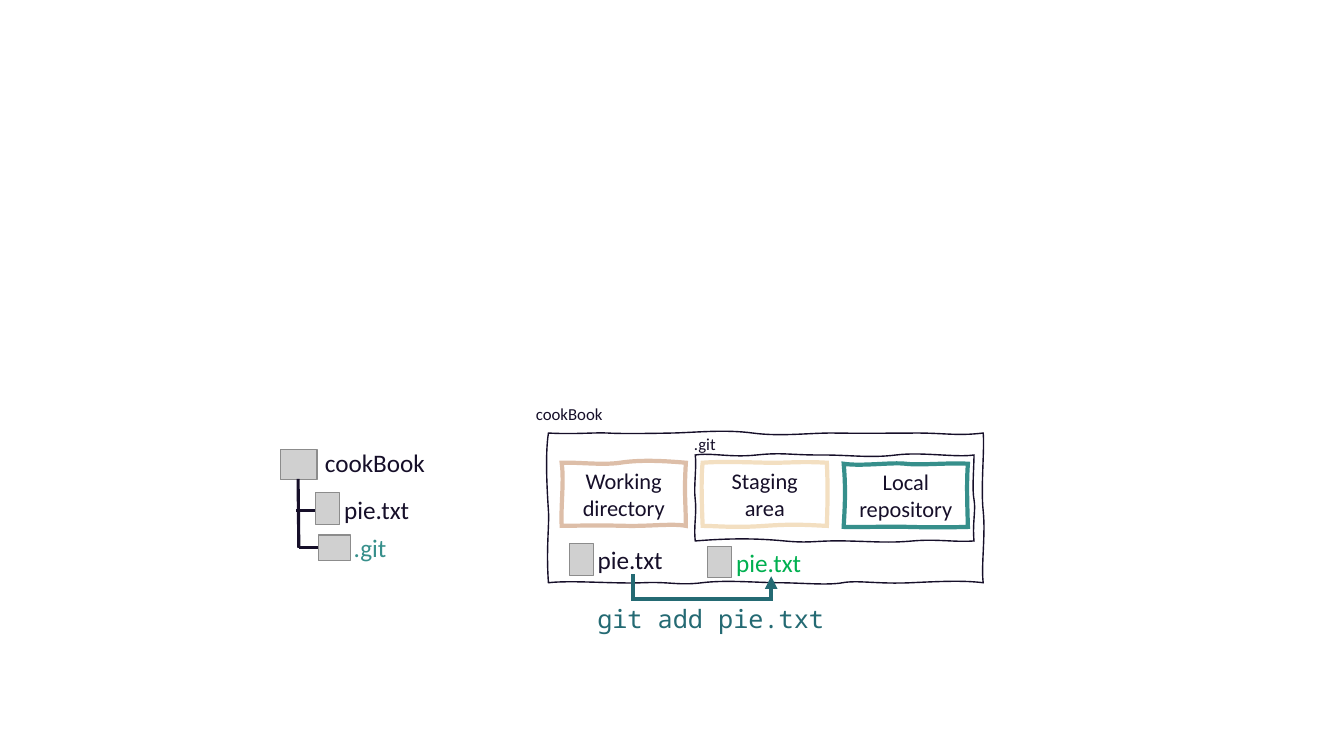
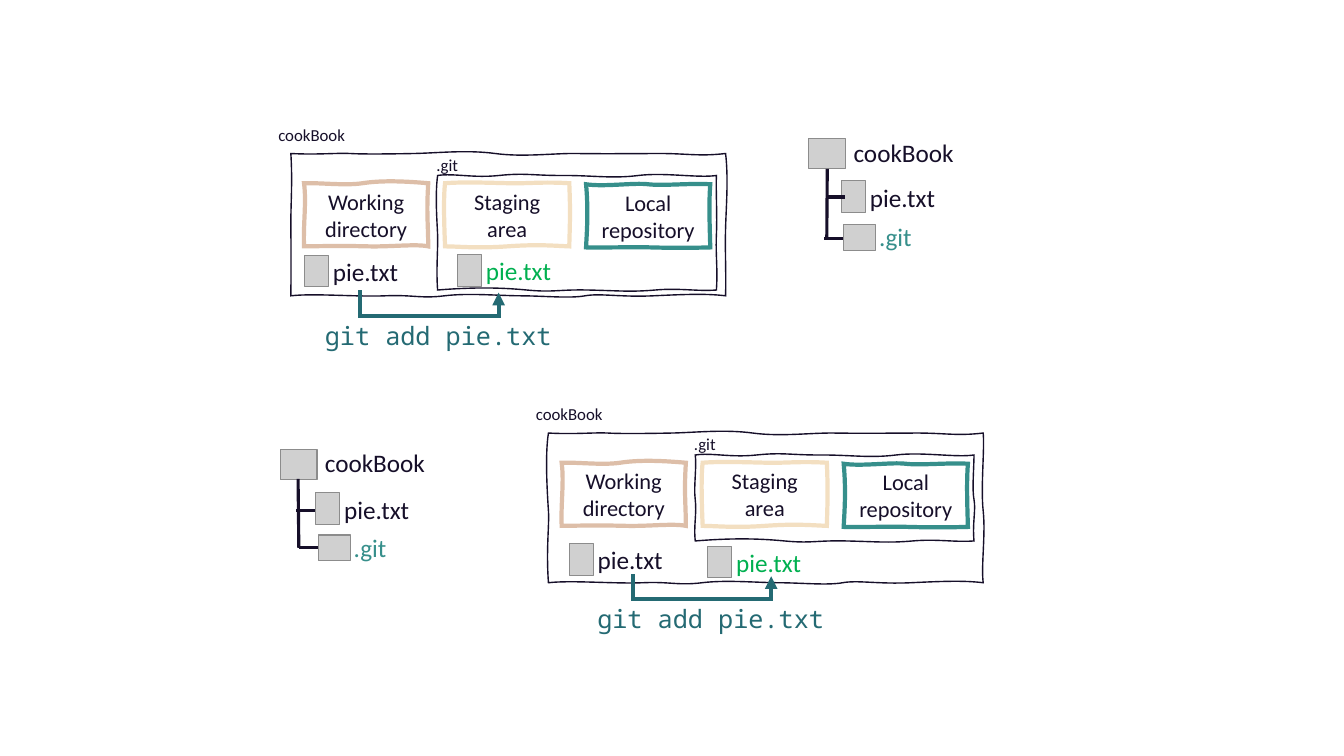
Before and after one commit to selinaZitrone/get-started-with-git, a slide deck: slide 12 of slides/img/images.pptx (slide 10 before the commit). Drawn at 1344x756 pixels with LibreOffice and Linux fonts; fonts in the diff are those of the drawing; grey boxes stand for pictures. Boxes give left, top, right and bottom in pixels: in the first picture for what was removed or moved away, otherwise in the second. Text is boxed around its words. In the diff, an @@ line names an element or a change of style, - is before the commit and + after.

```diff
--- a/slides/img/images.pptx
+++ b/slides/img/images.pptx
@@ group added at bbox=[278, 129, 954, 351]: 8 texts, 5 pictures, 5 freeform shapes, 3 lines, 1 elbow arrow @@
+cookBook
+.git
+Working directory
+Staging area
+Local repository
+cookBook
+.git
+pie.txt
+pie.txt
+git add pie.txt
+pie.txt
```
Also in this commit, not shown: 8 other slides changed, 4 slides added, 5 other files.
